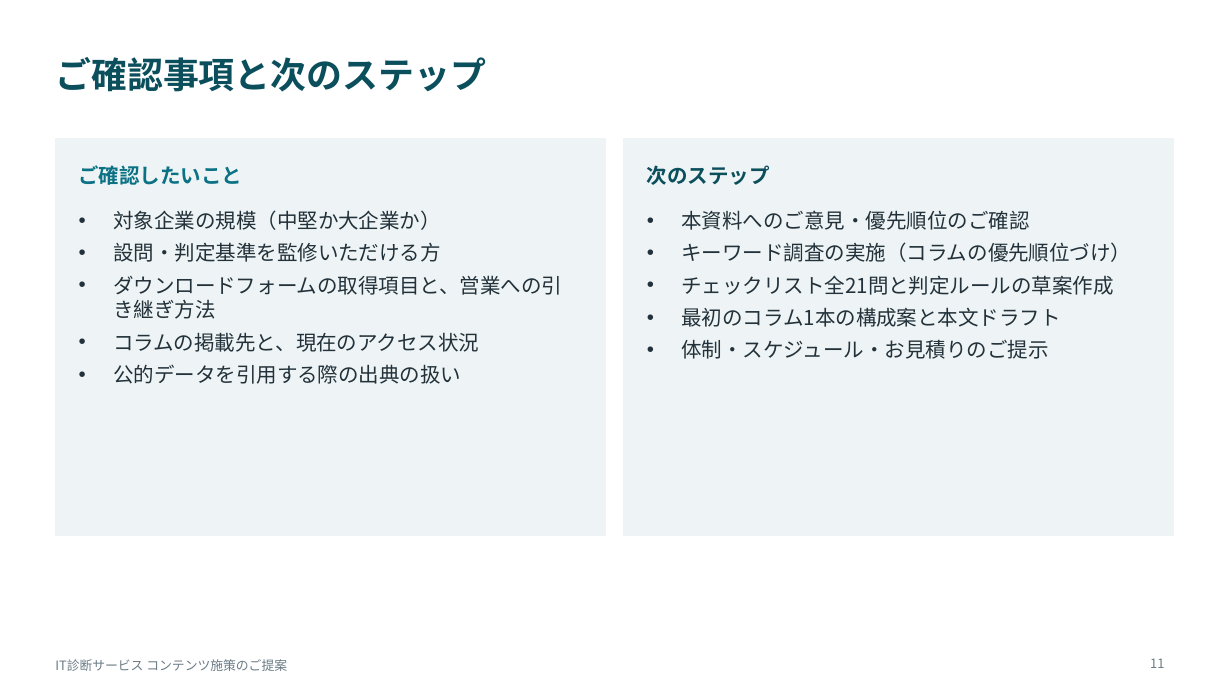
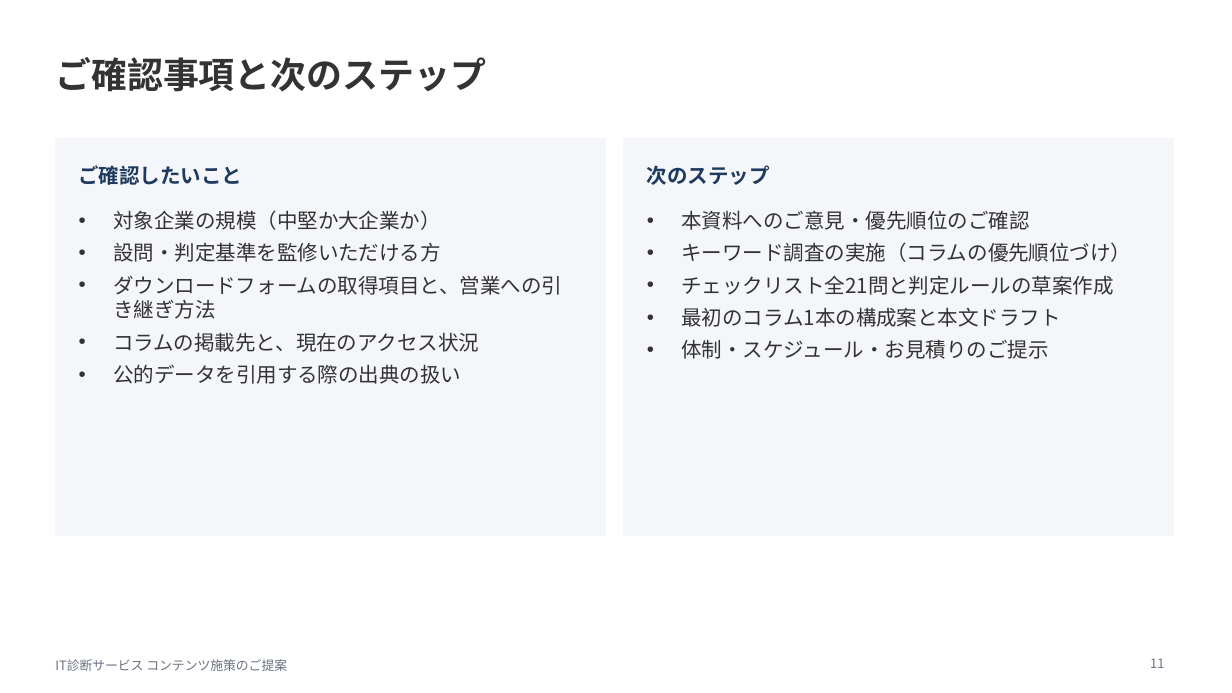
Before and after one commit to yozeki-sss/report, a slide deck: slide 11 of dbj_it_shindan_proposal.pptx. Drawn at 1232x693 pixels with LibreOffice and Linux fonts; fonts in the diff are those of the drawing. Boxes give left, top, right and bottom in pixels: in the first picture for what was removed or moved away, otherwise in the second. Text is boxed around its words. In the diff, an @@ line names an element or a change of style, - is before the commit and + after.

```diff
--- a/dbj_it_shindan_proposal.pptx
+++ b/dbj_it_shindan_proposal.pptx
@@ text "ご確認事項と次のステップ" at [55,57,486,92]: text colour #0B4F5C to #333333 @@
@@ rectangle at [55,139,605,536]: fill #EEF4F5 to #F4F6F9; outline #EEF4F5 1 pt to #F4F6F9 1 pt @@
@@ rectangle at [624,139,1174,536]: fill #EEF4F5 to #F4F6F9; outline #EEF4F5 1 pt to #F4F6F9 1 pt @@
@@ text "ご確認したいこと" at [79,165,243,185]: text colour #0B7285 to #1F3A5F @@
@@ text "次のステップ" at [647,165,770,185]: text colour #0B4F5C to #1F3A5F @@
@@ text "対象企業の規模（中堅か大企業か）" at [113,210,562,384]: text colour #22313A to #333333 @@
@@ text "本資料へのご意見・優先順位のご確認" at [681,210,1131,359]: text colour #22313A to #333333 @@
```
Also in this commit, not shown: 10 other slides changed, 2 other files.
